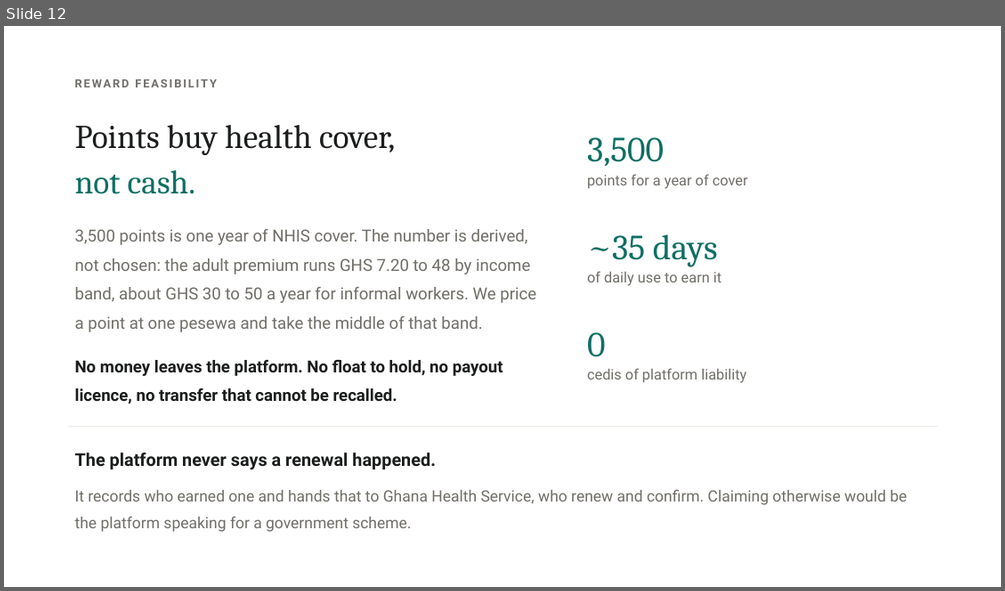
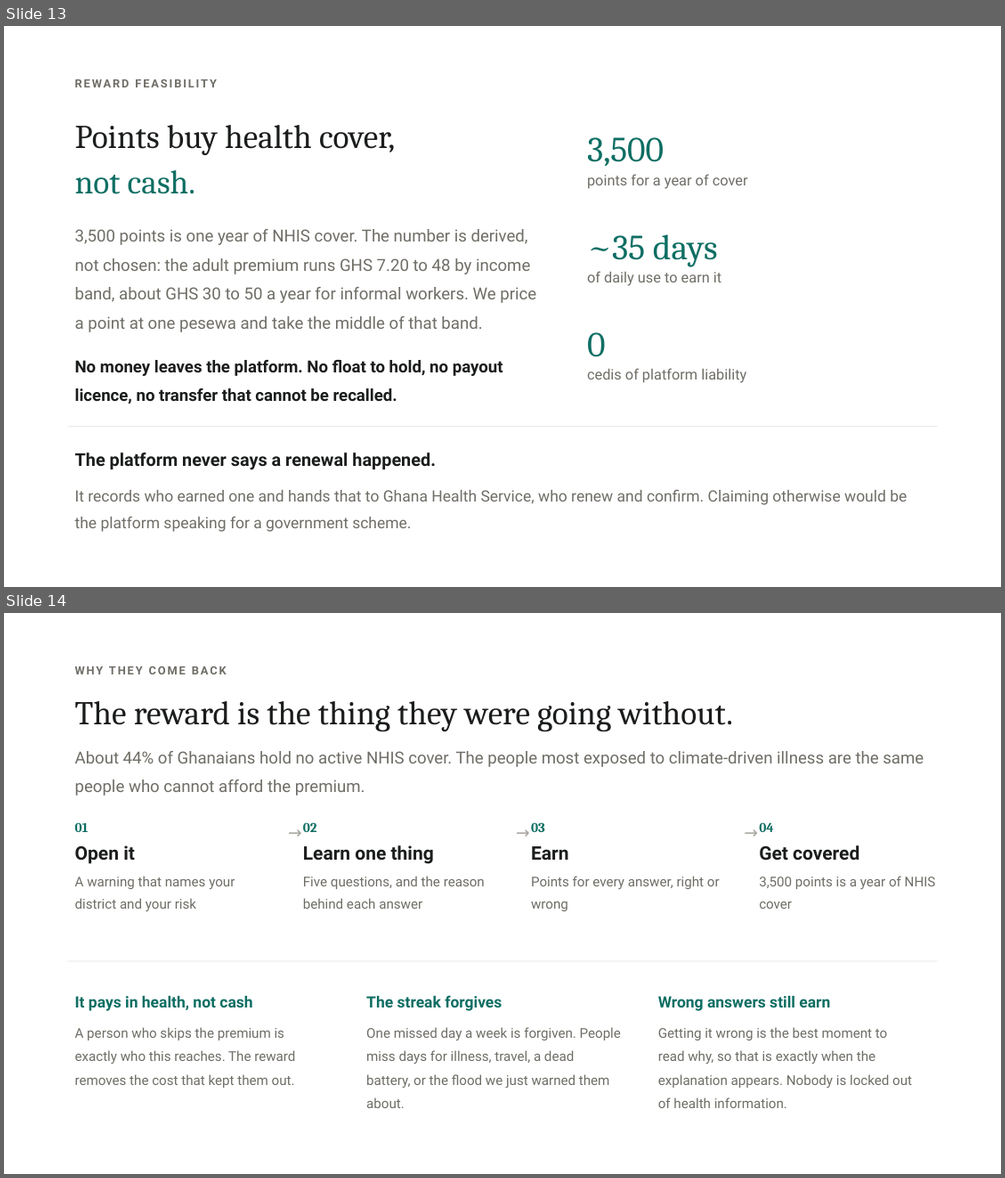
Before and after one commit to Joeboy77/ClimateHealth, a slide deck: deck/ClimaHealth-Predict.pptx. Shown one above the other, each under a label of ours: slide 12 before the commit, slides 13 and 14 after it. The pictures are 1005x591 and 1005x1178 pixels, drawn with LibreOffice and Linux fonts; fonts in the diff are those of the drawing. Boxes give left, top, right and bottom in pixels: in the first picture for what was removed or moved away, otherwise in the second. Text is boxed around its words. In the diff, an @@ line names an element or a change of style, - is before the commit and + after.

```diff
--- a/deck/ClimaHealth-Predict.pptx
+++ b/deck/ClimaHealth-Predict.pptx
@@ slide 14 added at [4, 613, 1001, 1174], background #FFFFFF @@
@@ text added at [75, 666, 226, 674], 11 pt, text #6F6D66, bold @@
+WHY THEY COME BACK
@@ text added at [75, 701, 923, 795], 16 pt, text #6F6D66 @@
+The reward is the thing they were going without.
+About 44% of Ghanaians hold no active NHIS cover. The people most exposed to climate-driven illness are the same people who cannot afford the premium.
@@ text added at [75, 822, 235, 911], 13 pt, text #6F6D66 @@
+01
+Open it
+A warning that names your district and your risk
@@ text added at [281, 819, 310, 849], 16 pt, text #A8A59E @@
+→
@@ text added at [303, 822, 485, 908], 13 pt, text #6F6D66 @@
+02
+Learn one thing
+Five questions, and the reason behind each answer
@@ text added at [509, 819, 539, 849], 16 pt, text #A8A59E @@
+→
@@ text added at [531, 822, 720, 911], 13 pt, text #6F6D66 @@
+03
+Earn
+Points for every answer, right or wrong
@@ text added at [736, 819, 767, 849], 16 pt, text #A8A59E @@
+→
@@ text added at [759, 822, 936, 908], 13 pt, text #6F6D66 @@
+04
+Get covered
+3,500 points is a year of NHIS cover
@@ rectangle added at [67, 961, 938, 962], fill #E4E2DC @@
@@ text added at [75, 996, 295, 1087], 13 pt, text #6F6D66 @@
+It pays in health, not cash
+A person who skips the premium is exactly who this reaches. The reward removes the cost that kept them out.
@@ text added at [366, 995, 621, 1108], 13 pt, text #6F6D66 @@
+The streak forgives
+One missed day a week is forgiven. People miss days for illness, travel, a dead battery, or the flood we just warned them about.
@@ text added at [658, 996, 912, 1108], 13 pt, text #6F6D66 @@
+Wrong answers still earn
+Getting it wrong is the best moment to read why, so that is exactly when the explanation appears. Nobody is locked out of health information.
@@ what was slide 12 is now slide 13 @@
```
Also in this commit, not shown: 2 slides changed, 1 other slide added, 2 other files.
